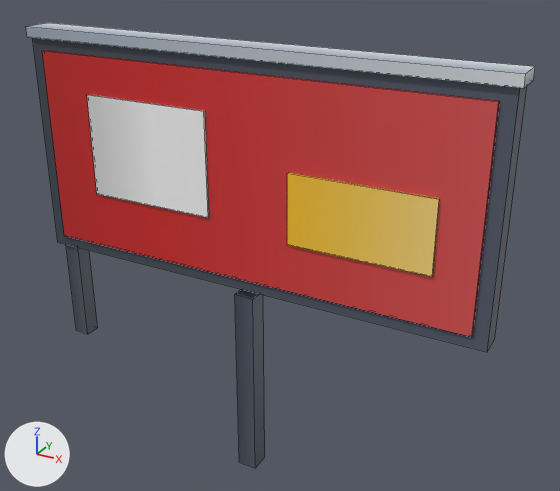
The FBX model art/export/dt_billboard.fbx: old version first, new version second.
Before and after are seen from a 50 mm camera at (13.2, -21.7, 20.6) aimed at (0.8, 0.9, 9.3). Arrows for +X, +Y and +Z are at lower left; the lights stay in place. The first picture is the older version. Mesh edges are drawn as thin lines.

Names of what the first picture shows: 'dt_billboard'.
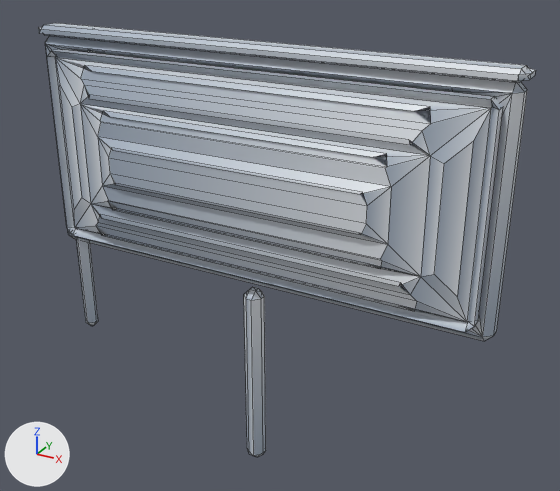
Changed parts and their boxes [x1, y1, x2, y2] in the pictures (560 x 491 px):
'dt_billboard', reshaped: before [26, 23, 535, 468]; after [39, 23, 536, 457]
part 1 of me_dt_billboard, rebuilt (26% narrower): before [235, 289, 265, 468]; after [244, 287, 266, 457]
part 2 of me_dt_billboard, rebuilt (not visible afterwards): before [287, 173, 440, 277]
part 3 of me_dt_billboard, rebuilt: before [32, 38, 527, 352]; after [45, 36, 527, 341]
part 4 of me_dt_billboard, rebuilt (8% shorter): before [26, 23, 535, 88]; after [39, 23, 536, 83]
part 5 of me_dt_billboard, rebuilt: before [42, 50, 500, 337]; after [47, 49, 503, 332]
part 6 of me_dt_billboard, rebuilt (30% narrower): before [66, 245, 98, 334]; after [76, 238, 98, 326]
part 7 of me_dt_billboard, rebuilt (not visible afterwards): before [87, 95, 209, 218]

The change, as a diff of the scene's bpy script:
```diff
--- a/art/export/dt_billboard.fbx.py
+++ b/art/export/dt_billboard.fbx.py
@@ me_dt_billboard @@
 # used by ob_dt_billboard; location = (0.0, 0.0, 0.0)
-me_dt_billboard.from_pydata(...)  # 56 vertices, 42 faces; spans x -9.0..9.0, y -0.6..0.6, z 0.0..16.5
+me_dt_billboard.from_pydata(...)  # 540 vertices, 554 faces; spans x -9.0..9.0, y -1.3..1.3, z 0.0..16.5
+# me_dt_billboard part 1: the loose piece of 8 vertices spanning x -0.4..0.4, y -0.4..0.4, z 0.0..7.6 is rebuilt with 24 vertices and now spans x -0.4..0.4, y 0.0..0.8, z 0.0..7.6
+# me_dt_billboard part 2: the loose piece of 8 vertices spanning x 1.9..7.0, y -0.6..-0.5, z 10.1..12.7 is rebuilt with 32 vertices and now spans x 1.9..7.0, y -0.4..0.0, z 10.1..12.7
+# me_dt_billboard part 3: the loose piece of 8 vertices spanning x -8.9..8.9, y -0.4..0.5, z 7.9..16.2 is rebuilt with 232 vertices and now spans x -8.9..8.9, y -0.5..1.3, z 7.9..16.2
+# me_dt_billboard part 4: the loose piece of 8 vertices spanning x -9.0..9.0, y -0.6..0.6, z 16.2..16.5 is rebuilt with 24 vertices and now spans x -9.0..9.0, y -0.2..0.9, z 16.2..16.5
+# me_dt_billboard part 5: the loose piece of 8 vertices spanning x -8.4..8.4, y -0.5..-0.4, z 8.4..15.7 is rebuilt with 164 vertices and now spans x -8.4..8.4, y -1.3..1.1, z 8.4..15.7
+# me_dt_billboard part 6: the loose piece of 8 vertices spanning x -8.6..-7.9, y -0.3..0.3, z 3.8..11.4 is rebuilt with 24 vertices and now spans x -8.6..-7.9, y 0.1..0.7, z 3.8..11.4
+# me_dt_billboard part 7: the loose piece of 8 vertices spanning x -6.3..-1.3, y -0.6..-0.5, z 10.5..14.3 is rebuilt with 40 vertices and now spans x -6.3..-1.3, y -0.6..0.2, z 10.5..14.3
 me_dt_billboard.materials.append(mat_palette)
```
